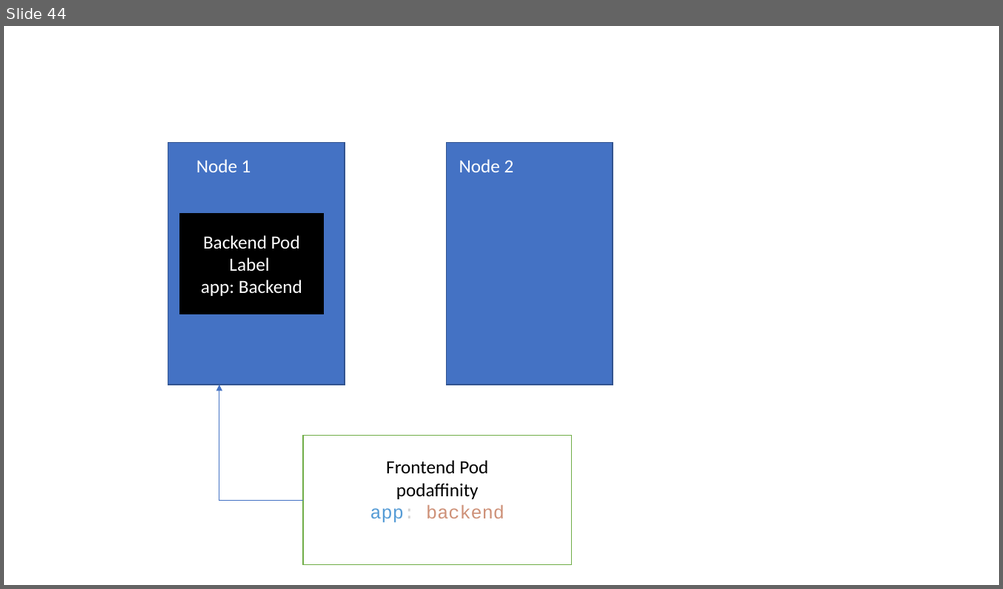
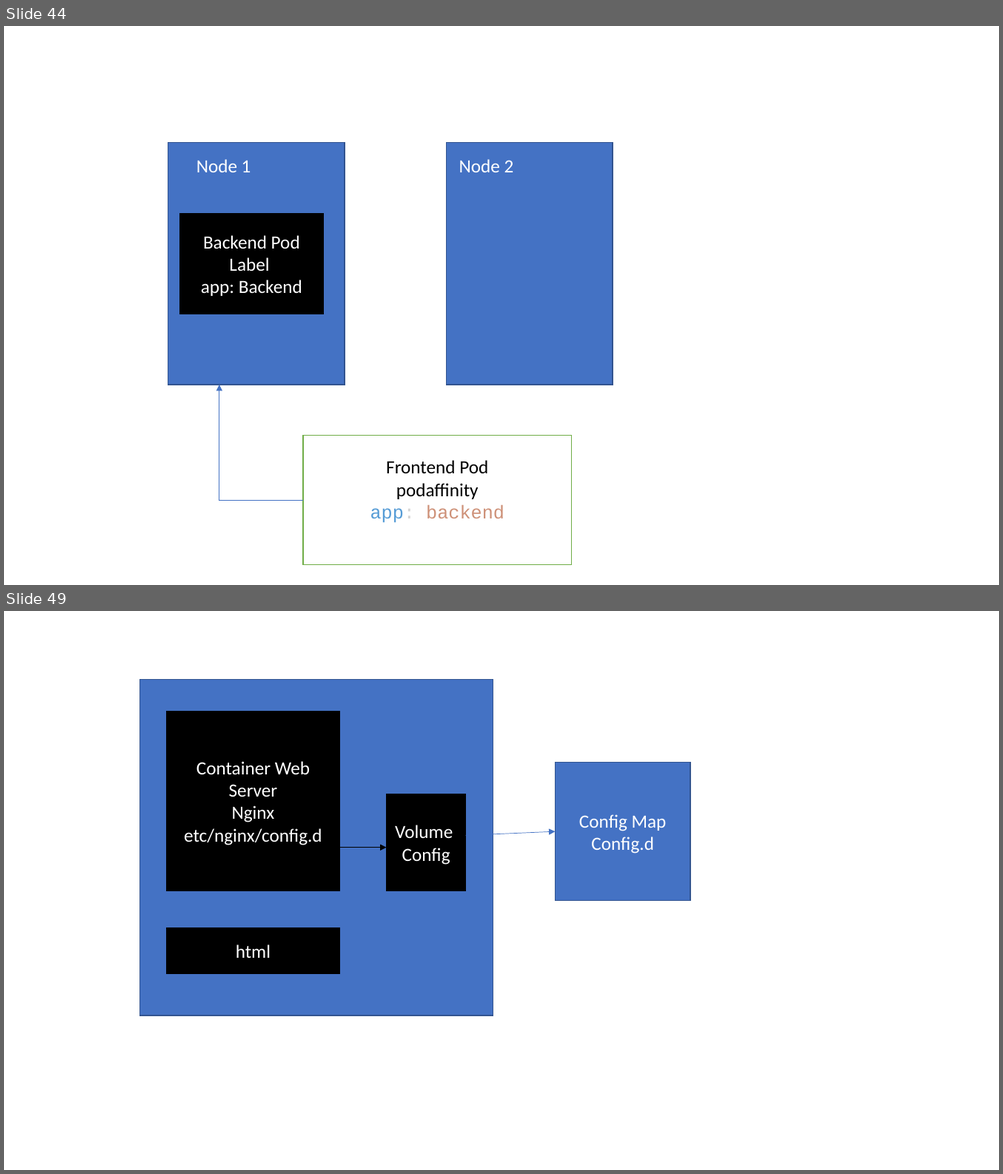
Before and after one commit to BhaveshBR/ckalab, a slide deck: WhiteBoard.pptx. Shown one above the other, each under a label of ours: slide 44 before the commit, slides 44 and 49 after it; the slides between them are not shown. The pictures are 1003x589 and 1003x1174 pixels, drawn with LibreOffice and Linux fonts; fonts in the diff are those of the drawing. Boxes give left, top, right and bottom in pixels: in the first picture for what was removed or moved away, otherwise in the second. Text is boxed around its words. In the diff, an @@ line names an element or a change of style, - is before the commit and + after.

```diff
--- a/WhiteBoard.pptx
+++ b/WhiteBoard.pptx
@@ slide 49 added at [4,611,999,1170], background #FFFFFF @@
@@ rectangle added at [140,680,492,1016], fill #4472C4, outline #325491 1 pt @@
@@ rectangle added at [167,711,340,891], fill #000000, outline #000000 1 pt, 18 pt, text #FFFFFF @@
+Container Web Server
+Nginx
+etc/nginx/config.d
@@ rectangle added at [555,763,691,900], fill #4472C4, outline #325491 1 pt, 18 pt, text #FFFFFF @@
+Config Map
+Config.d
@@ rectangle added at [386,795,465,891], fill #000000, outline #000000 1 pt, 18 pt, text #FFFFFF @@
+Volume
+Config
@@ arrow added from (466, 835) to (555, 832), #4472C4 0.5 pt @@
@@ arrow added from (340, 848) to (386, 848), #000000 0.5 pt @@
@@ rectangle added at [167,928,340,974], fill #000000, outline #000000 1 pt, 18 pt, text #FFFFFF @@
+html
```
Also in this commit, not shown: 21 other slides added.
